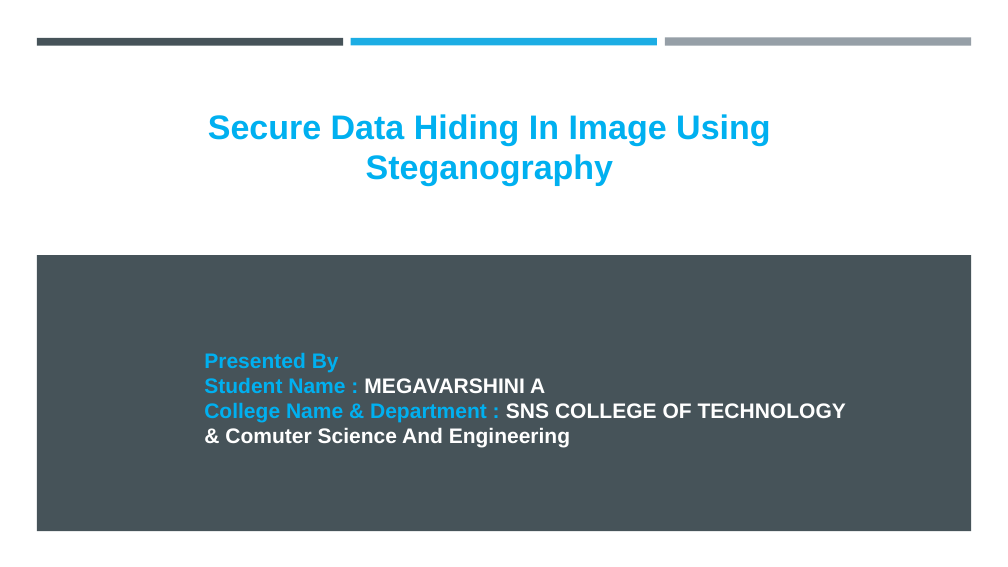
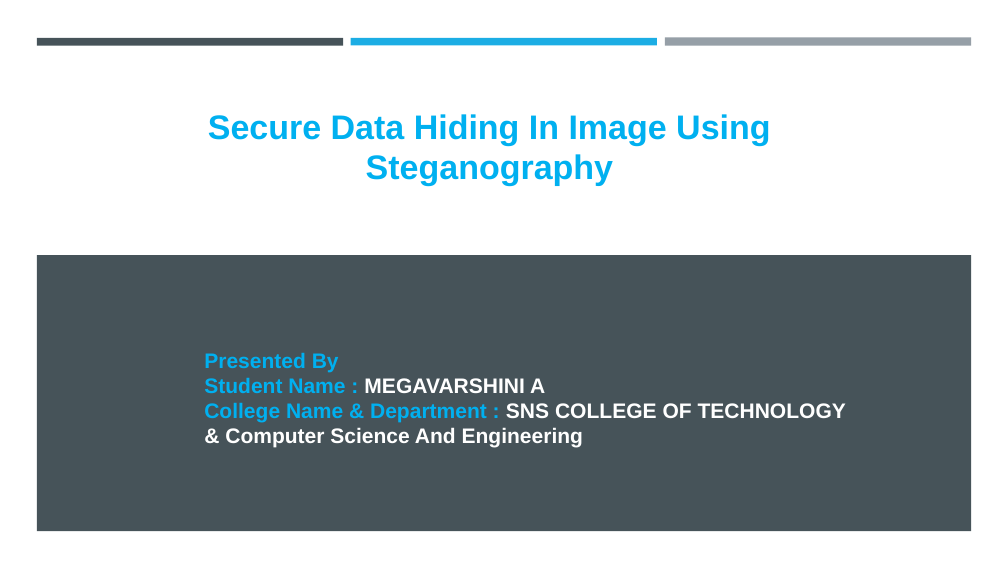
Before and after one commit to MEGAVARSHINI2004/Aicteinternship, a slide deck: slide 1 of Mega AICTE ppt.pptx. Drawn at 1008x567 pixels with LibreOffice and Linux fonts; fonts in the diff are those of the drawing; background and template pictures are left out. Boxes give left, top, right and bottom in pixels: in the first picture for what was removed or moved away, otherwise in the second. Text is boxed around its words. In the diff, an @@ line names an element or a change of style, - is before the commit and + after.

```diff
--- a/Mega AICTE ppt.pptx
+++ b/Mega AICTE ppt.pptx
@@ text at box(204, 403, 846, 448): text changed @@
-College Name & Department : SNS COLLEGE OF TECHNOLOGY & Comuter Science And Engineering
+College Name & Department : SNS COLLEGE OF TECHNOLOGY & Computer Science And Engineering
```
